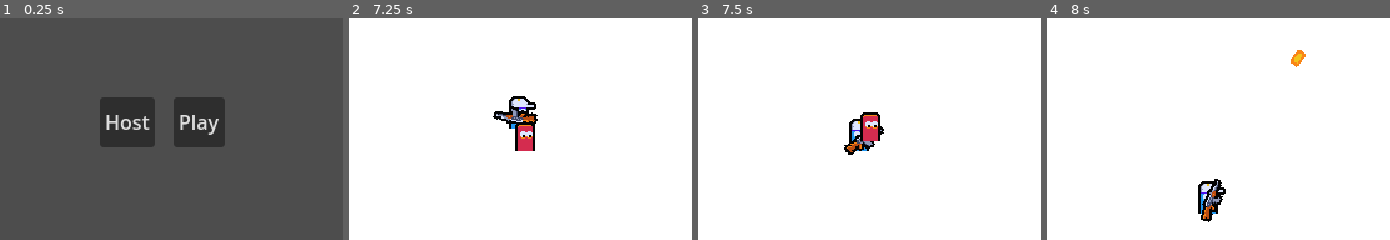
Above: before the commit, frames 1-4 (left to right).
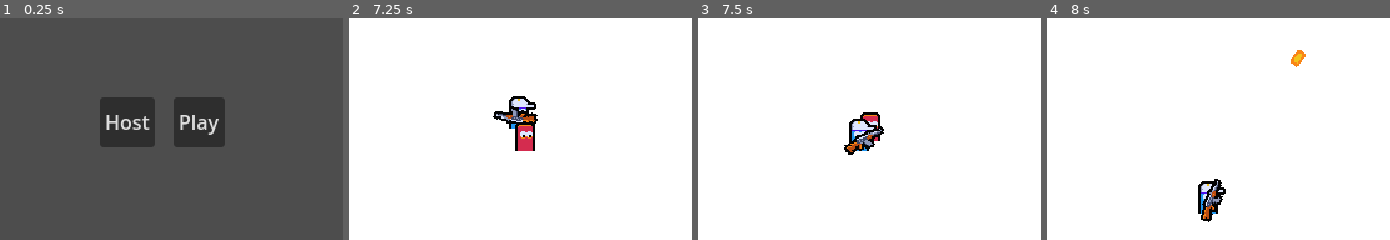
Above: after the commit, the same moments.

Repository: JonanBH/2dmpcourse
Game: Godot game, scene res://ui/main_menu/main_menu.tscn
The game is run twice, just before and just after one commit, with the same random seed, the same clock (stepped at 60 frames per second) and the same inputs.
Inputs (mouse positions are % of the whole screen's width and height, from its top left):
- Up to frame 1 (0.25 s): no input
- Up to frame 2 (7.25 s): click "Play" at 0.5 s; click "Play" at 1.25 s; click "Host" at 2 s; tap Enter at 2.75 s; move the mouse to (67, 46) at 2.77 s; press the mouse at (67, 46) at 2.78 s; hold D (move_right) 2.78-3.53 s; move the mouse to (18, 56) at 3.52 s; release the mouse at (18, 56) at 3.53 s; hold S (move_down) 3.53-4.28 s; click (18, 56) at 3.6 s; move the mouse to (53, 28) at 4.27 s; press the mouse at (53, 28) at 4.28 s; hold D (move_right) 4.28-5.03 s; move the mouse to (36, 71) at 5.02 s; release the mouse at (36, 71) at 5.03 s; hold W (move_up) 5.03-5.78 s; click (36, 71) at 5.1 s; move the mouse to (77, 66) at 5.77 s; press the mouse at (77, 66) at 5.78 s; hold A (move_left) from 5.78 s (still down); move the mouse to (7, 35) at 6.52 s; release the mouse at (7, 35) at 6.53 s; click (7, 35) at 6.6 s
- Up to frame 3 (7.5 s): move the mouse to (48, 51) at 7.27 s; release A (move_left) at 7.28 s; press the mouse at (48, 51) at 7.28 s; hold S (move_down) from 7.28 s (still down)
- Up to frame 4 (8 s): keep holding S (move_down)
The pictures show only the part of the screen within x 18-68%, y 27-77%; the shares and areas given below are measured in that part.

Frames 1-2 are identical in both runs. In frame 3, 0.4% of the frame differs, in the area x 47-54%, y 45-56%; in frame 4, nothing differs.

Commit message:
feat: organized so players and enemies are Y sorted

Diff:
--- a/main.tscn
+++ b/main.tscn
@@ -14,12 +14,12 @@
 script = ExtResource("1_ig7tw")
 
 [node name="EnemyManager" parent="." node_paths=PackedStringArray("enemy_spawn_root", "spawn_rect") instance=ExtResource("2_h2yge")]
-enemy_spawn_root = NodePath("..")
+enemy_spawn_root = NodePath("../YSortRoot")
 spawn_rect = NodePath("../SpawnRect")
 
 [node name="MultiplayerSpawner" type="MultiplayerSpawner" parent="."]
 _spawnable_scenes = PackedStringArray("uid://i6a54pjcj6nb", "uid://4oqp8w4q1nhf")
-spawn_path = NodePath("..")
+spawn_path = NodePath("../YSortRoot")
 
 [node name="SpawnRect" type="ReferenceRect" parent="."]
 custom_minimum_size = Vector2(414, 216)
@@ -73,3 +73,7 @@
 [node name="CollisionShape2D" type="CollisionShape2D" parent="StaticBodies/StaticBody2D4"]
 shape = SubResource("RectangleShape2D_h2yge")
 metadata/_edit_lock_ = true
+
+[node name="YSortRoot" type="Node2D" parent="."]
+y_sort_enabled = true
+metadata/_edit_lock_ = true
